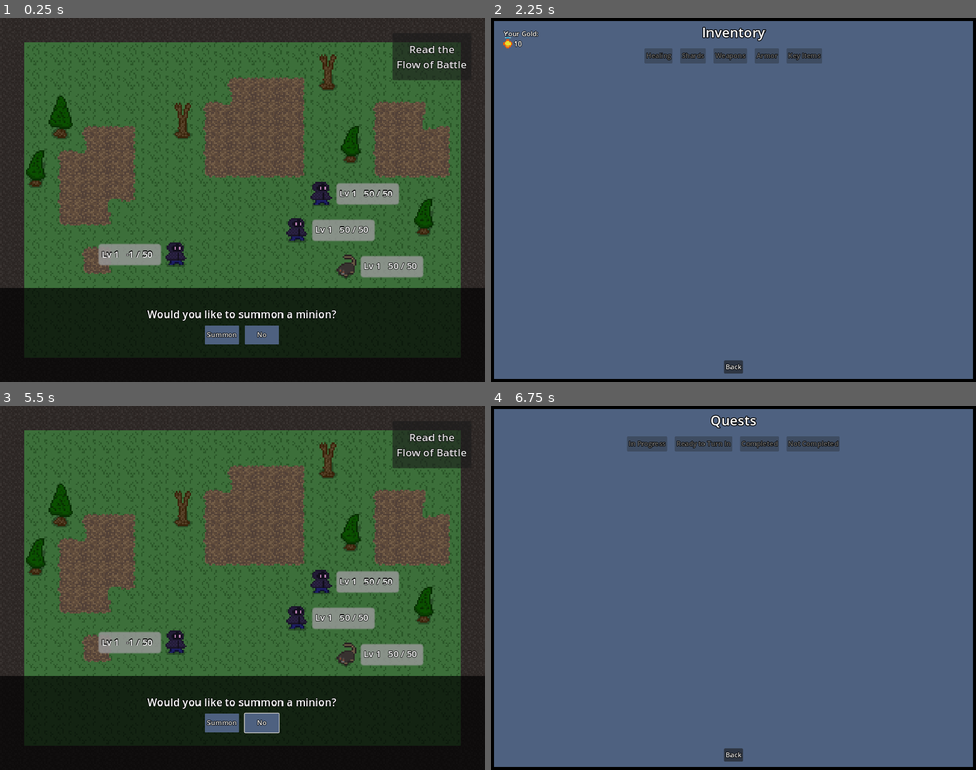
Above: before the commit, frames 1-4 (two rows, left to right).
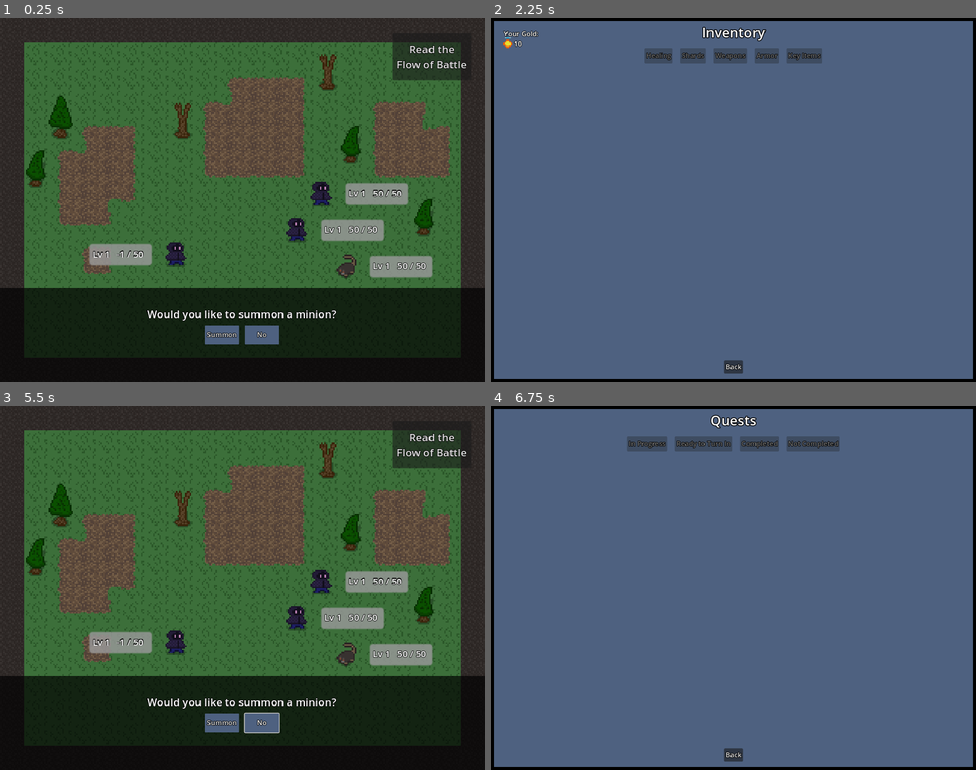
Above: after the commit, the same moments.

Repository: 123outerme/Shards-of-Grandeur
Game: Godot game, scene res://GameScenes/Battle.tscn
Same seed, same stepped clock (60 frames per second), same inputs: the game is played once before the commit and once after it. This scene is started directly instead of the project's main scene.
Inputs (mouse positions are in pixels of both pictures, inside the frame that each line leads up to):
- Up to frame 1 (0.25 s): no input
- Up to frame 2 (2.25 s): click (665, 254) at 0.5 s; click "Back" at 1.25 s; click "Summon" at 2 s
- Up to frame 3 (5.5 s): click "Read the Flow of Battle" at 2.75 s; click "No" at 3.5 s; tap Enter at 4.25 s; hold D (move_right) 4.28-5.03 s; hold Q (game_quests) 4.28-5.03 s; tap R (game_stats) at 4.55, 5.1 s; hold S (move_down) from 5.03 s (still down); tap Q (game_quests) at 5.3 s
- Up to frame 4 (6.75 s): release S (move_down) at 5.78 s; hold D (move_right) 5.78-6.53 s; hold F (game_decline) 5.78-6.53 s; tap R (game_stats) at 6.05 s; hold W (move_up) from 6.53 s (still down); tap Q (game_quests) at 6.6 s

The runs differ from the first frame. In frame 1, 1.6% of the frame differs, in the area x 18-90%, y 45-72%; in frame 2, nothing differs; in frame 3, 1.6%; in frame 4, nothing differs.

Commit message:
Started adding tree-bear enemy; fix more upres issues

Diff:
--- a/GameData/Combatants/rat.tres
+++ b/GameData/Combatants/rat.tres
@@ -52,17 +52,17 @@
 [sub_resource type="Resource" id="Resource_b3lik"]
 script = ExtResource("6_7xnel")
 string = "rat"
-weight = 0.4
+weight = 0.55
 
 [sub_resource type="Resource" id="Resource_41kde"]
 script = ExtResource("6_7xnel")
-string = "ant"
-weight = 0.5
+string = "tree_bear"
+weight = 0.15
 
 [sub_resource type="Resource" id="Resource_8n3fm"]
 script = ExtResource("6_7xnel")
 string = ""
-weight = 0.1
+weight = 0.3
 
 [resource]
 script = ExtResource("1_gqtms")
--- /dev/null
+++ b/GameData/Combatants/tree_bear.tres
@@ -0,0 +1,90 @@
+[gd_resource type="Resource" script_class="Combatant" load_steps=22 format=3 uid="uid://bm75g5cmva3v0"]
+
+[ext_resource type="Script" path="res://Scripts/Battle/Combatant.gd" id="1_8lgld"]
+[ext_resource type="Script" path="res://Scripts/Reward/Reward.gd" id="1_ipbn1"]
+[ext_resource type="Resource" uid="uid://ef0osjfeulwj" path="res://GameData/Items/Shard/tree_bear_shard.tres" id="1_pehks"]
+[ext_resource type="SpriteFrames" uid="uid://cg3nfu3ph42vi" path="res://Graphics/animations/tree_bear.tres" id="2_6cvmb"]
+[ext_resource type="Script" path="res://Scripts/Battle/WeightedThings/WeightedReward.gd" id="2_26yyl"]
+[ext_resource type="Resource" uid="uid://crei2j1v6q4jn" path="res://GameData/Moves/slice.tres" id="3_udjmq"]
+[ext_resource type="Resource" uid="uid://d3yj2khqaukni" path="res://GameData/Moves/stamina_drain.tres" id="4_5u65r"]
+[ext_resource type="Resource" uid="uid://jhhxu2gbjenp" path="res://GameData/Items/Armor/standard_issue_mail.tres" id="4_k1pxj"]
+[ext_resource type="Script" path="res://Scripts/Battle/WeightedThings/WeightedEquipment.gd" id="5_7j7dc"]
+[ext_resource type="Script" path="res://Scripts/Battle/Stats.gd" id="5_uxjdr"]
+[ext_resource type="Script" path="res://Scripts/Battle/WeightedThings/WeightedString.gd" id="6_pt8xe"]
+
+[sub_resource type="Resource" id="Resource_ibj77"]
+script = ExtResource("1_ipbn1")
+experience = 50
+gold = 10
+item = ExtResource("1_pehks")
+
+[sub_resource type="Resource" id="Resource_1ey1x"]
+script = ExtResource("2_26yyl")
+reward = SubResource("Resource_ibj77")
+weight = 0.8
+
+[sub_resource type="Resource" id="Resource_e2057"]
+script = ExtResource("1_ipbn1")
+experience = 50
+gold = 10
+item = ExtResource("4_k1pxj")
+
+[sub_resource type="Resource" id="Resource_q1660"]
+script = ExtResource("2_26yyl")
+reward = SubResource("Resource_e2057")
+weight = 0.2
+
+[sub_resource type="Resource" id="Resource_18tej"]
+script = ExtResource("5_7j7dc")
+armor = ExtResource("4_k1pxj")
+weight = 0.5
+
+[sub_resource type="Resource" id="Resource_jwedp"]
+script = ExtResource("5_7j7dc")
+weight = 0.5
+
+[sub_resource type="Resource" id="Resource_mphvp"]
+script = ExtResource("5_uxjdr")
+displayName = "Tree-Bear"
+saveName = "tree_bear"
+level = 1
+experience = 0
+maxHp = 50
+physAttack = 1
+magicAttack = 1
+resistance = 1
+affinity = 1
+speed = 1
+statPts = 0
+moves = Array[Object]([ExtResource("3_udjmq"), ExtResource("4_5u65r")])
+movepool = Array[Object]([ExtResource("3_udjmq"), ExtResource("4_5u65r")])
+
+[sub_resource type="Resource" id="Resource_u1sdv"]
+script = ExtResource("6_pt8xe")
+string = "tree_bear"
+weight = 0.2
+
+[sub_resource type="Resource" id="Resource_mj7x3"]
+script = ExtResource("6_pt8xe")
+string = "rat"
+weight = 0.5
+
+[sub_resource type="Resource" id="Resource_bur4g"]
+script = ExtResource("6_pt8xe")
+string = ""
+weight = 0.3
+
+[resource]
+script = ExtResource("1_8lgld")
+spriteFrames = ExtResource("2_6cvmb")
+maxSize = Vector2(32, 16)
+nickname = ""
+stats = SubResource("Resource_mphvp")
+currentHp = -1
+aiType = 4
+aiOverrideWeight = 0.4
+equipmentTable = Array[ExtResource("5_7j7dc")]([SubResource("Resource_18tej"), SubResource("Resource_jwedp")])
+teamTable = Array[ExtResource("6_pt8xe")]([SubResource("Resource_u1sdv"), SubResource("Resource_mj7x3"), SubResource("Resource_bur4g")])
+dropTable = Array[ExtResource("2_26yyl")]([SubResource("Resource_1ey1x"), SubResource("Resource_q1660")])
+innateStatCategories = Array[int]([3, 2])
+downed = false
--- a/GameData/Items/Shard/rat_shard.tres
+++ b/GameData/Items/Shard/rat_shard.tres
@@ -10,8 +10,8 @@
 itemName = "Rat Shard"
 itemType = 1
 itemDescription = "This is the magical essence of a Giant Rat stored within a crystal. The Giant Rat is a surprisingly effective companion if summoned, and can also be a great source of battle insight."
-cost = 20
-maxCount = 20
+cost = 10
+maxCount = 30
 usable = true
 battleUsable = true
 consumable = true
--- /dev/null
+++ b/GameData/Items/Shard/tree_bear_shard.tres
@@ -0,0 +1,19 @@
+[gd_resource type="Resource" script_class="Shard" load_steps=3 format=3 uid="uid://ef0osjfeulwj"]
+
+[ext_resource type="Script" path="res://Scripts/Inventory/Items/Shard.gd" id="1_1ayyf"]
+[ext_resource type="Texture2D" uid="uid://bgy712dxjem2y" path="res://Graphics/items/tree_bear_shard.png" id="1_a2jta"]
+
+[resource]
+script = ExtResource("1_1ayyf")
+combatantSaveName = "tree_bear"
+itemSprite = ExtResource("1_a2jta")
+itemName = "Tree-Bear Shard"
+itemType = 1
+itemDescription = "This is the magical essence of a Tree-Bear stored within a crystal. Disguised as a fallen log, the Tree-Bear remains out of sight until its prey stumble right over it. The Tree-Bear is a fearsome opponent, not for its brute strength, but because of its adept control of natural energy."
+cost = 20
+maxCount = 25
+usable = true
+battleUsable = true
+consumable = true
+equippable = false
+battleTargets = 0
--- a/GameData/Moves/guard.tres
+++ b/GameData/Moves/guard.tres
@@ -22,3 +22,4 @@
 statChanges = SubResource("Resource_5k5fp")
 statusChance = 0.0
 description = "A basic technique involving guarding one's vital organs. Even beasts of the field know this strategy, and regularly employ it to defend against their predators."
+moveLearnedText = ""
--- /dev/null
+++ b/Graphics/animations/tree_bear.tres
@@ -0,0 +1,64 @@
+[gd_resource type="SpriteFrames" load_steps=9 format=3 uid="uid://cg3nfu3ph42vi"]
+
+[ext_resource type="Texture2D" uid="uid://cmqw1yl8orkh1" path="res://Graphics/characters/tree_bear/tree_bear_stand.png" id="1_2mnee"]
+[ext_resource type="Texture2D" uid="uid://yeclkqot251k" path="res://Graphics/characters/tree_bear/tree_bear_walk.png" id="2_0b1c2"]
+
+[sub_resource type="AtlasTexture" id="AtlasTexture_dl7dp"]
+atlas = ExtResource("1_2mnee")
+region = Rect2(0, 0, 32, 16)
+
+[sub_resource type="AtlasTexture" id="AtlasTexture_u8bgx"]
+atlas = ExtResource("1_2mnee")
+region = Rect2(0, 0, 32, 16)
+
+[sub_resource type="AtlasTexture" id="AtlasTexture_rny7w"]
+atlas = ExtResource("2_0b1c2")
+region = Rect2(0, 0, 32, 16)
+
+[sub_resource type="AtlasTexture" id="AtlasTexture_5ng37"]
+atlas = ExtResource("2_0b1c2")
+region = Rect2(32, 0, 32, 16)
+
+[sub_resource type="AtlasTexture" id="AtlasTexture_sugof"]
+atlas = ExtResource("2_0b1c2")
+region = Rect2(64, 0, 32, 16)
+
+[sub_resource type="AtlasTexture" id="AtlasTexture_5mww0"]
+atlas = ExtResource("2_0b1c2")
+region = Rect2(96, 0, 32, 16)
+
+[resource]
+animations = [{
+"frames": [{
+"duration": 1.0,
+"texture": SubResource("AtlasTexture_dl7dp")
+}],
+"loop": false,
+"name": &"attack",
+"speed": 4.0
+}, {
+"frames": [{
+"duration": 1.0,
+"texture": SubResource("AtlasTexture_u8bgx")
+}],
+"loop": true,
+"name": &"stand",
+"speed": 5.0
+}, {
+"frames": [{
+"duration": 1.0,
+"texture": SubResource("AtlasTexture_rny7w")
+}, {
+"duration": 1.0,
+"texture": SubResource("AtlasTexture_5ng37")
+}, {
+"duration": 1.0,
+"texture": SubResource("AtlasTexture_sugof")
+}, {
+"duration": 1.0,
+"texture": SubResource("AtlasTexture_5mww0")
+}],
+"loop": true,
+"name": &"walk",
+"speed": 3.0
+}]
--- a/Prefabs/Battle/CombatantNode.tscn
+++ b/Prefabs/Battle/CombatantNode.tscn
@@ -52,7 +52,7 @@
 toggle_mode = true
 texture_normal = SubResource("AtlasTexture_elhaw")
 texture_pressed = SubResource("AtlasTexture_45o34")
-stretch_mode = 0
+stretch_mode = 5
 
 [node name="AnimatedSprite" type="AnimatedSprite2D" parent="."]
 sprite_frames = SubResource("SpriteFrames_cr0ag")
--- a/Prefabs/Maps/TestMap3.tscn
+++ b/Prefabs/Maps/TestMap3.tscn
@@ -6,12 +6,25 @@
 [ext_resource type="Resource" uid="uid://bhg4i01ukcdvd" path="res://GameData/Combatants/rat.tres" id="4_hofab"]
 [ext_resource type="PackedScene" uid="uid://bsalesakrx8yy" path="res://Prefabs/Entities/NPC.tscn" id="5_spsav"]
 [ext_resource type="SpriteFrames" uid="uid://dpv5h88cccjko" path="res://Graphics/animations/dr_hudson.tres" id="6_ehp77"]
+[ext_resource type="Resource" uid="uid://jhhxu2gbjenp" path="res://GameData/Items/Armor/standard_issue_mail.tres" id="6_os3it"]
+[ext_resource type="Script" path="res://Scripts/Inventory/InventorySlot.gd" id="7_cye5e"]
+[ext_resource type="Script" path="res://Scripts/Inventory/Inventory.gd" id="8_e8erg"]
 
 [sub_resource type="Resource" id="Resource_ix4ns"]
 script = ExtResource("3_2wtv2")
 spawnerId = "testmap3rat"
 disabled = false
 spawnedLastEncounter = false
+
+[sub_resource type="Resource" id="Resource_vkch6"]
+script = ExtResource("7_cye5e")
+item = ExtResource("6_os3it")
+count = 1
+
+[sub_resource type="Resource" id="Resource_3tyr3"]
+script = ExtResource("8_e8erg")
+inventorySlots = Array[ExtResource("7_cye5e")]([SubResource("Resource_vkch6")])
+isPlayerInventory = false
 
 [node name="OverworldMap" type="Node2D"]
 
@@ -54,7 +67,9 @@
 position = Vector2(-56, -74)
 displayName = "Dr. Hudson"
 saveName = "dr_hudson"
-stdDialogue = Array[String](["Hello sport, it seems I have locked myself out of my home at the moment, do come back when I can access it again!"])
+stdDialogue = Array[String](["Hello sport, it seems I have locked myself out of my home at the moment, do come back when I can access it again!", "Actually, while I'm here, do you need anything for your journey? I have a small selection, but I hope it helps!"])
+hasShop = true
+inventory = SubResource("Resource_3tyr3")
 
 [node name="NPCSprite" parent="TileMap/NPC" index="0"]
 sprite_frames = ExtResource("6_ehp77")
--- a/Prefabs/UI/Inventory/ShardLearnPanel.tscn
+++ b/Prefabs/UI/Inventory/ShardLearnPanel.tscn
@@ -36,7 +36,7 @@
 
 [node name="ShardSprite" type="Sprite2D" parent="Panel/ShardSpriteControl"]
 position = Vector2(32, 32)
-scale = Vector2(8, 8)
+scale = Vector2(4, 4)
 texture = SubResource("AtlasTexture_v7xvj")
 
 [node name="LearnPanelTitle" type="RichTextLabel" parent="Panel"]
--- a/Prefabs/UI/Stats/EditMovesPanel.tscn
+++ b/Prefabs/UI/Stats/EditMovesPanel.tscn
@@ -36,6 +36,7 @@
 grow_horizontal = 2
 grow_vertical = 0
 mouse_filter = 1
+hideMovesInMoveList = true
 
 [node name="MoveListPanel" parent="Panel" instance=ExtResource("2_vj84i")]
 layout_mode = 1
--- a/Prefabs/UI/Stats/MinionSlotPanel.tscn
+++ b/Prefabs/UI/Stats/MinionSlotPanel.tscn
@@ -18,13 +18,14 @@
 anchors_preset = 4
 anchor_top = 0.5
 anchor_bottom = 0.5
-offset_top = -16.0
-offset_right = 32.0
-offset_bottom = 16.0
+offset_left = 8.0
+offset_top = -24.0
+offset_right = 56.0
+offset_bottom = 24.0
 grow_vertical = 2
 
 [node name="MinionSprite" type="AnimatedSprite2D" parent="SpriteControl"]
-position = Vector2(16, 16)
+position = Vector2(24, 24)
 scale = Vector2(2, 2)
 sprite_frames = SubResource("SpriteFrames_k3y6f")
 
--- a/Scripts/Battle/Combatant.gd
+++ b/Scripts/Battle/Combatant.gd
@@ -134,7 +134,7 @@
 		statusEffect = c.statusEffect.duplicate(true)
 	else:
 		statusEffect = null
-
+	maxSize = c.maxSize
 	spriteFrames = c.spriteFrames
 	aiType = c.aiType
 	aiOverrideWeight = c.aiOverrideWeight
--- a/Scripts/Battle/CombatantNode.gd
+++ b/Scripts/Battle/CombatantNode.gd
@@ -42,8 +42,8 @@
 			animatedSprite.sprite_frames = load("res://Graphics/animations/Player.tres") # TEMP prevent crashing
 		animatedSprite.play('stand')
 		animatedSprite.flip_h = (leftSide and not spriteFacesRight) or (not leftSide and spriteFacesRight)
+		update_select_btn(false)
 		update_hp_tag()
-		update_select_btn(false)
 		clickCombatantBtn.disabled = role == Role.ENEMY # don't let the player see the raw stats/moves of enemies
 
 func update_hp_tag():
--- a/Scripts/Inventory/Item.gd
+++ b/Scripts/Inventory/Item.gd
@@ -71,7 +71,8 @@
 	return "If you're seeing this, implement Item.get_use_message() in item type " + Item.TypeToString(itemType)
 
 func get_effect_text() -> String:
-	return "If you're seeing this, implement Item.get_effect_text() in item type" + Item.TypeToString(itemType)
+	return "If you're seeing this, implement Item.get_effect_text() in item type " + Item.TypeToString(itemType) \
+			+ ", or you forgot to fill in the effect text!"
 
 func get_as_subclass():
 	if itemType == Type.HEALING:
--- a/Scripts/Menus/InventoryPanel/InventoryMenu.gd
+++ b/Scripts/Menus/InventoryPanel/InventoryMenu.gd
@@ -49,6 +49,11 @@
 		load_inventory_panel()
 	else:
 		itemDetailsPanel.visible = false
+		itemUsePanel.visible = false
+		if shardLearnPanel.visible:
+			shardLearnPanel.credit_back_shard()
+		shardLearnPanel.visible = false
+		backButton.disabled = false
 		if equipContextStats != null:
 			lockFilters = false
 			selectedFilter = Item.Type.ALL
--- a/Scripts/Menus/InventoryPanel/ShardLearnPanel.gd
+++ b/Scripts/Menus/InventoryPanel/ShardLearnPanel.gd
@@ -23,7 +23,7 @@
 
 	combatant = Combatant.load_combatant_resource(shard.combatantSaveName)
 	combatant.stats.level = PlayerResources.playerInfo.stats.level
-	shardSprite.texture = combatant.sprite
+	shardSprite.texture = shard.itemSprite
 	learnPanelTitle.text = '[center]Learn a Move From ' + combatant.disp_name() + '[/center]'
 	movePoolPanel.moves = combatant.stats.moves
 	movePoolPanel.movepool = combatant.stats.movepool
@@ -32,9 +32,12 @@
 	movePoolPanel.show_learn_buttons(true)
 	visible = true
 
+func credit_back_shard():
+	PlayerResources.inventory.add_item(shard as Item) # add the shard back to the inventory after using it up
+
 func _on_back_button_pressed():
 	visible = false
-	PlayerResources.inventory.add_item(shard as Item) # add the shard back to the inventory after using it up
+	credit_back_shard()
 	back_pressed.emit()
 
 func _on_move_pool_panel_learn_button_clicked(move: Move):
--- a/Scripts/Menus/StatsPanel/MoveListPanel/MovePoolPanel.gd
+++ b/Scripts/Menus/StatsPanel/MoveListPanel/MovePoolPanel.gd
@@ -9,6 +9,7 @@
 @export var moves: Array[Move] = []
 @export var movepool: Array[Move] = []
 @export var level: int = 1
+@export var hideMovesInMoveList: bool = false
 
 @onready var vboxContainer: VBoxContainer = get_node("ScrollContainer/VBoxContainer")
 
@@ -22,7 +23,8 @@
 
 	var moveListItemPanel = preload("res://Prefabs/UI/Stats/MoveListItemPanel.tscn")
 	for move in movepool:
-		if move.requiredLv <= level:
+		if move.requiredLv <= level and \
+				not (hideMovesInMoveList and (move in moves)):
 			var instantiatedPanel: MoveListItemPanel = moveListItemPanel.instantiate()
 			instantiatedPanel.move = move
 			instantiatedPanel.details_pressed.connect(_on_details_button_clicked)
Binary file added: Graphics/characters/tree_bear/tree_bear_stand.png
Not shown, added: Graphics/characters/tree_bear/tree_bear_stand.png.import
Binary file added: Graphics/characters/tree_bear/tree_bear_walk.png
Not shown, added: Graphics/characters/tree_bear/tree_bear_walk.png.import
Binary file added: Graphics/items/tree_bear_shard.png
Not shown, added: Graphics/items/tree_bear_shard.png.import
Not shown: 1 places in Prefabs/Maps/TestMap3.tscn that only renumber resources
